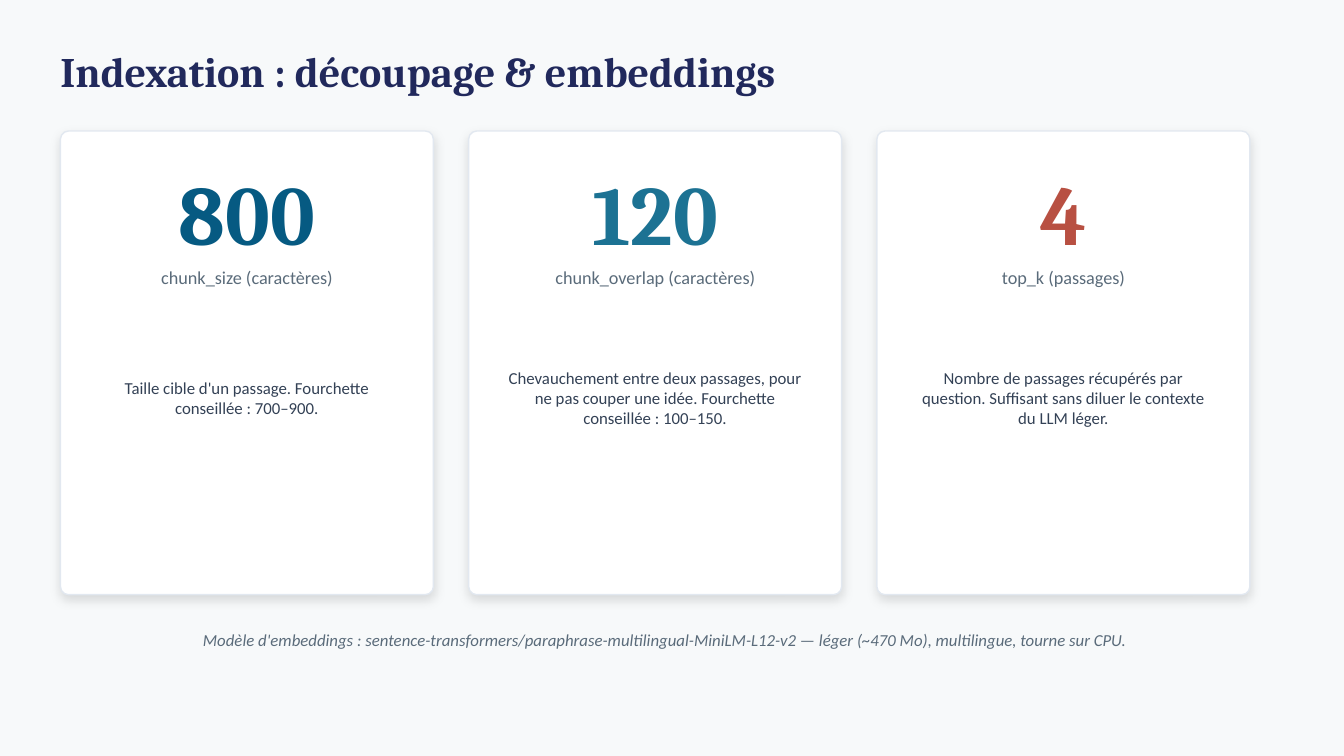
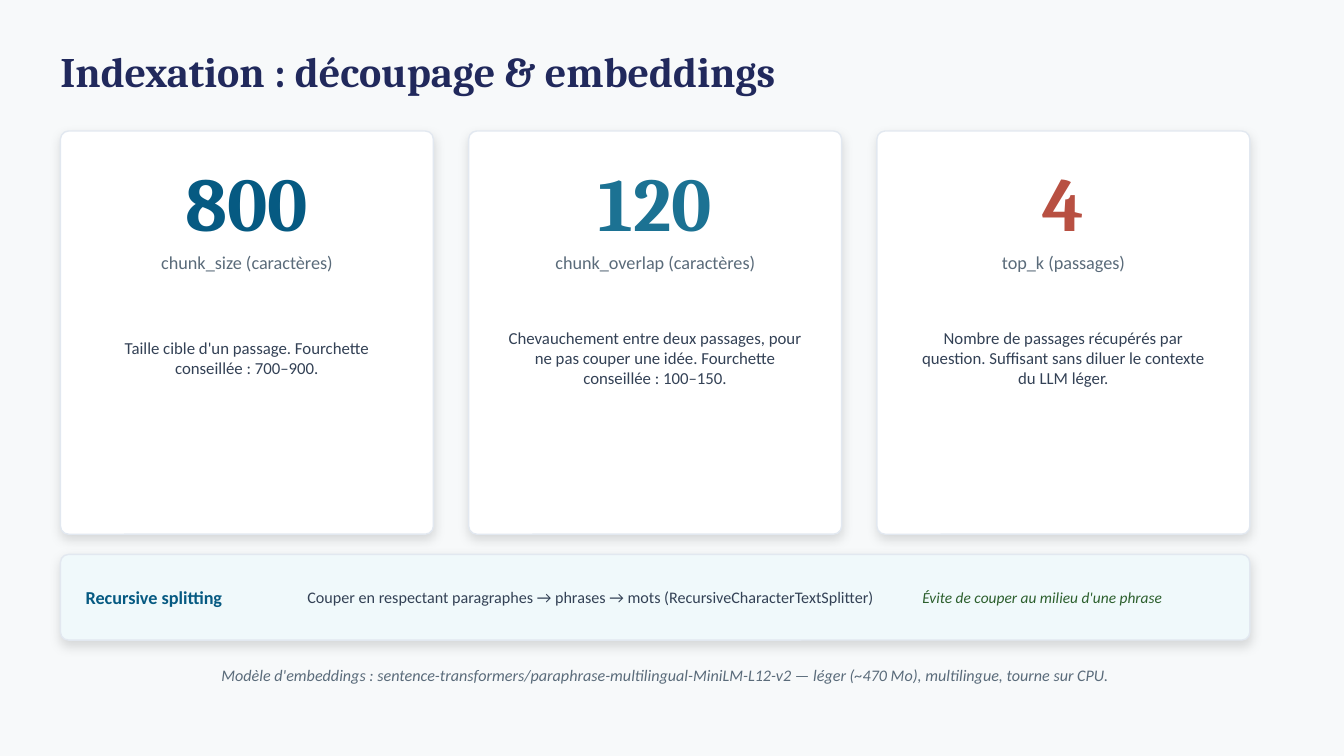
Before and after one commit to Dorsumsellae/eval_cloud, a slide deck: slide 6 of docs/presentation_rag.pptx. Drawn at 1344x756 pixels with LibreOffice and Linux fonts; fonts in the diff are those of the drawing. Boxes give left, top, right and bottom in pixels: in the first picture for what was removed or moved away, otherwise in the second. Text is boxed around its words. In the diff, an @@ line names an element or a change of style, - is before the commit and + after.

Commit message:
docs: ajoute recursive splitting (slide 6), nettoie mentions obsoletes

```diff
--- a/docs/presentation_rag.pptx
+++ b/docs/presentation_rag.pptx
@@ rounded rectangle: place and size @@
-rounded rectangle at (60, 131, 434, 595)
+rounded rectangle at (60, 131, 434, 534)
@@ rounded rectangle: place and size @@
-rounded rectangle at (469, 131, 842, 595)
+rounded rectangle at (469, 131, 842, 534)
@@ rounded rectangle: place and size @@
-rounded rectangle at (877, 131, 1250, 595)
+rounded rectangle at (877, 131, 1250, 534)
@@ size 60 to 54 pt in 3 elements at (186, 179, 309, 232), (599, 179, 712, 232), (1043, 179, 1085, 231) @@
@@ 3 texts: place and size @@
-3 texts at (161, 271, 1125, 287)
+3 texts at (161, 256, 1125, 272)
@@ text "Taille cible d'un passage. Fourchette ...": place and size @@
-text "Taille cible d'un passage. Fourchette ..." at (125, 382, 369, 414)
+text "Taille cible d'un passage. Fourchette ..." at (125, 342, 369, 374)
@@ text "Chevauchement entre deux passages, pour ...": place and size @@
-text "Chevauchement entre deux passages, pour ..." at (509, 372, 801, 424)
+text "Chevauchement entre deux passages, pour ..." at (509, 332, 801, 384)
@@ text "Nombre de passages récupérés par ...": place and size @@
-text "Nombre de passages récupérés par ..." at (922, 372, 1204, 427)
+text "Nombre de passages récupérés par ..." at (922, 332, 1204, 387)
@@ rounded rectangle added at (60, 555, 1250, 640), fill #F0F9FB, outline #E2E8F0 1 pt @@
@@ text added at (86, 591, 222, 607), 13 pt, text #065A82, bold @@
+Recursive splitting
@@ text added at (307, 591, 873, 606), 11.5 pt, text #334155 @@
+Couper en respectant paragraphes → phrases → mots (RecursiveCharacterTextSplitter)
@@ text added at (922, 590, 1162, 606), 11 pt, text #2C5F2D, italic @@
+Évite de couper au milieu d'une phrase
@@ text "Modèle d'embeddings : sentence-transformers/paraphrase-multi ...": place and size @@
-text "Modèle d'embeddings : sentence-transformers/paraphrase-multi ..." at (203, 634, 1126, 649)
+text "Modèle d'embeddings : sentence-transformers/paraphrase-multi ..." at (221, 669, 1108, 684)
@@ text "Modèle d'embeddings : sentence-transformers/paraphrase-multi ..." at (221, 669, 1108, 684): size 12 to 11.5 pt @@
```
Also in this commit, not shown: 3 other slides changed.
